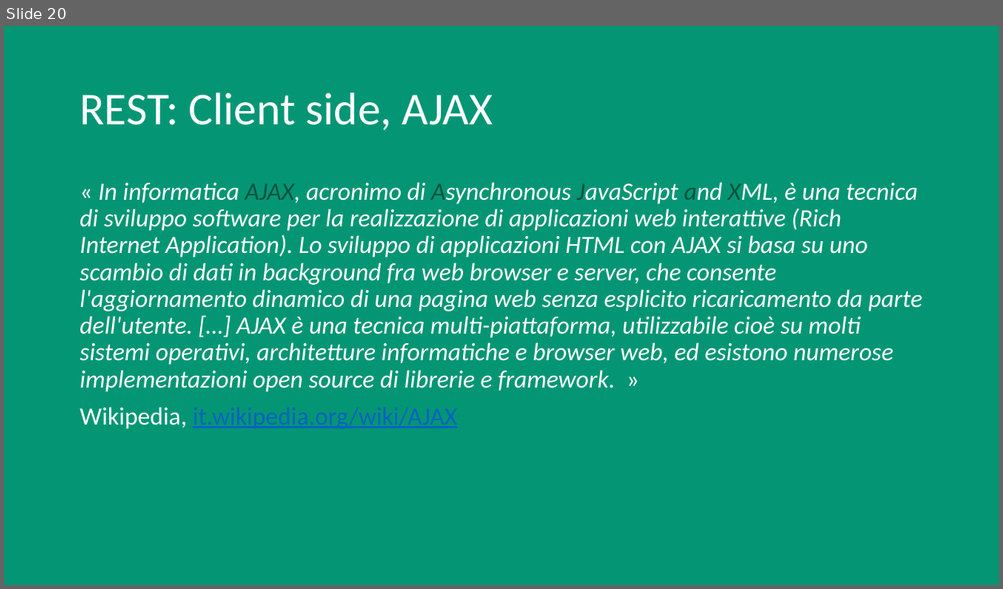
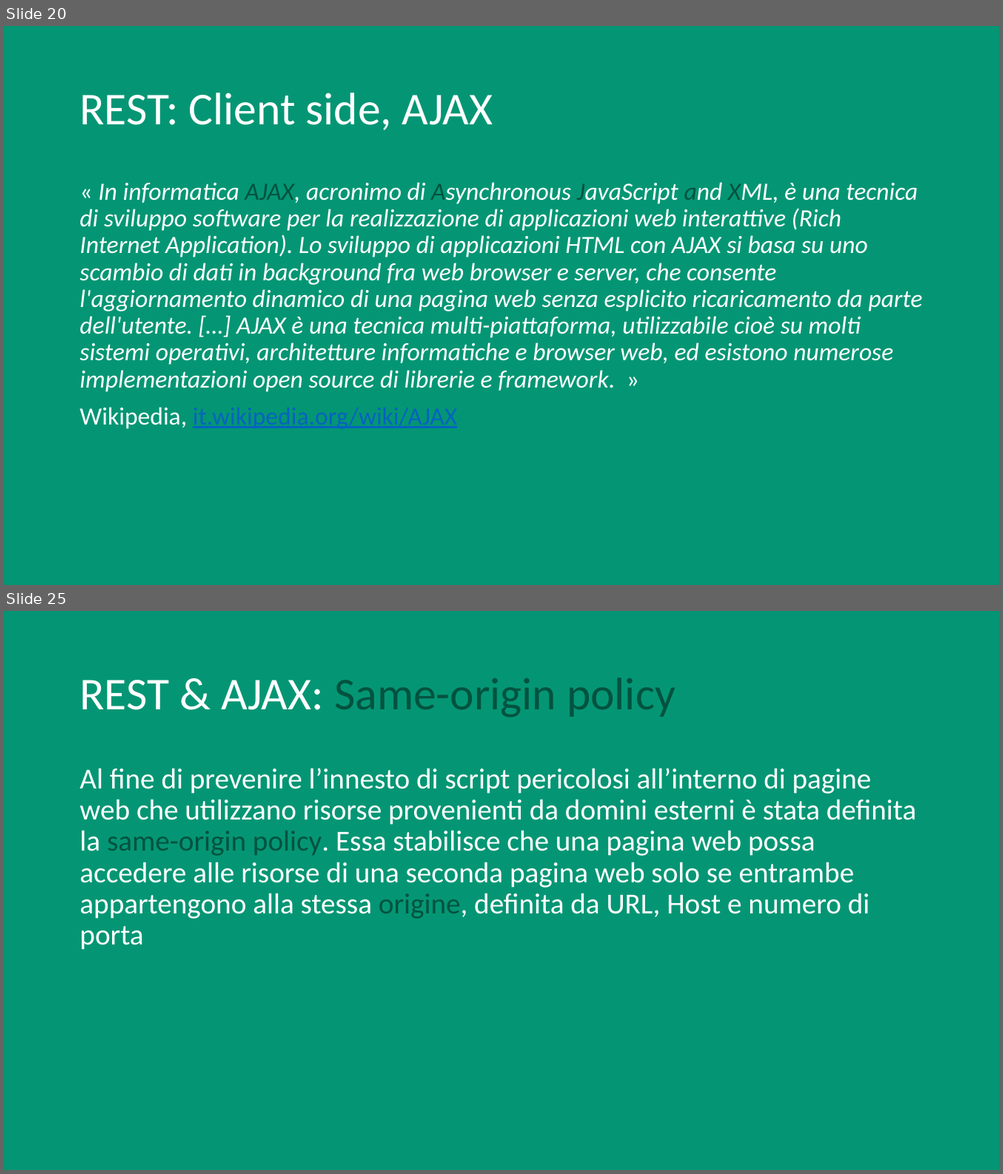
Before and after one commit to vassallocarlo/Tesi-RESTful, a slide deck: REST.pptx. Shown one above the other, each under a label of ours: slide 20 before the commit, slides 20 and 25 after it; the slides between them are not shown. The pictures are 1003x589 and 1003x1174 pixels, drawn with LibreOffice and Linux fonts; fonts in the diff are those of the drawing. Boxes give left, top, right and bottom in pixels: in the first picture for what was removed or moved away, otherwise in the second. Text is boxed around its words. In the diff, an @@ line names an element or a change of style, - is before the commit and + after.

```diff
--- a/REST.pptx
+++ b/REST.pptx
@@ slide 25 added at bbox=[4, 611, 999, 1170], background #049674 @@
@@ title added at bbox=[79, 678, 675, 717], 44 pt, text #02523F @@
+REST & AJAX: Same-origin policy
@@ text added at bbox=[79, 768, 916, 950], 28 pt, text #FFFFFF @@
+Al fine di prevenire l’innesto di script pericolosi all’interno di pagine web che utilizzano risorse provenienti da domini esterni è stata definita la same-origin policy. Essa stabilisce che una pagina web possa accedere alle risorse di una seconda pagina web solo se entrambe appartengono alla stessa origine, definita da URL, Host e numero di porta
```
Also in this commit, not shown: 6 slides changed, 8 other slides added, 9 other files.
